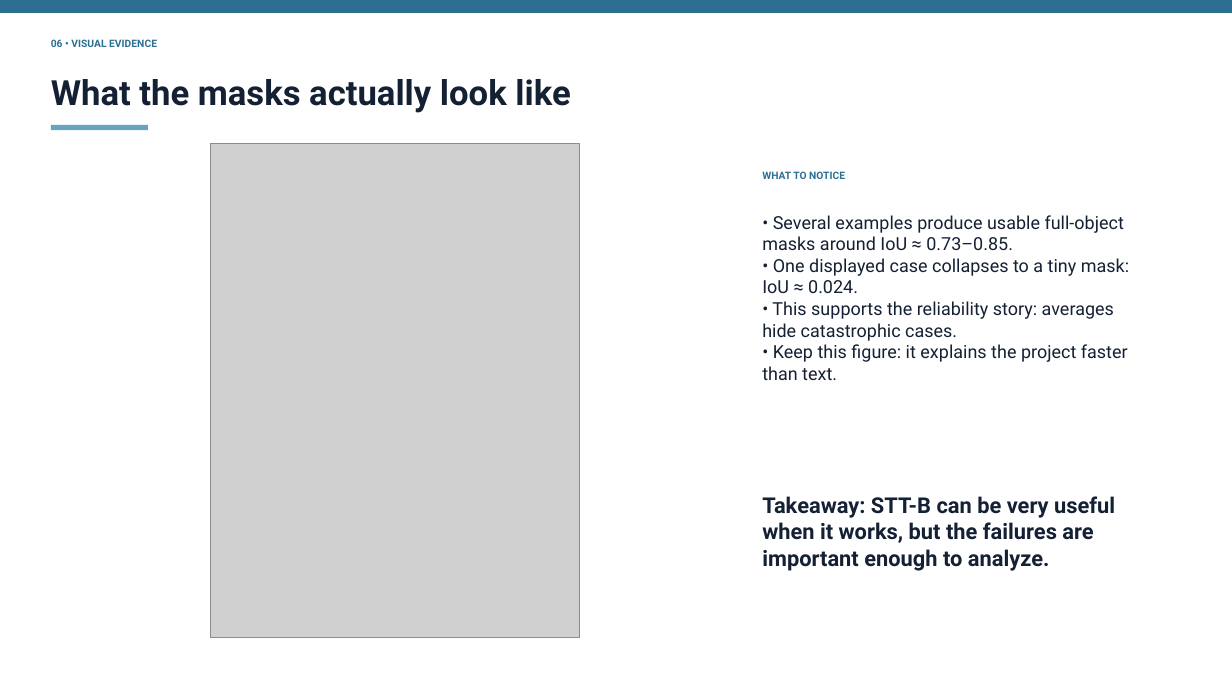
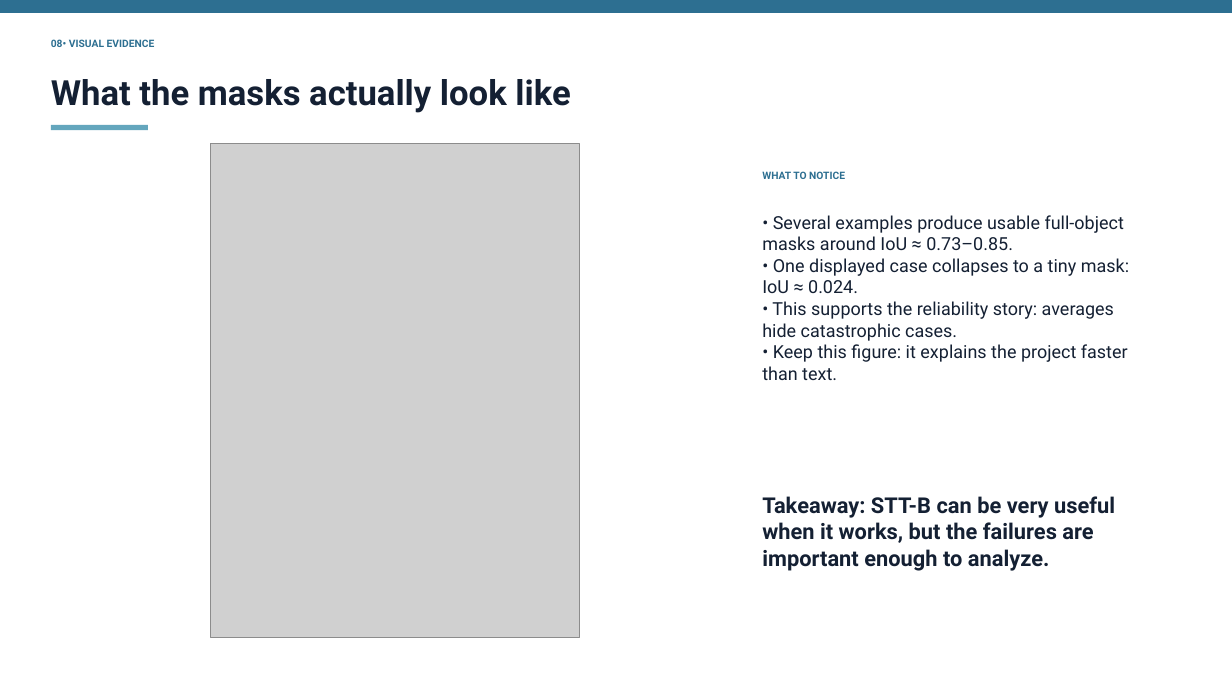
Before and after one commit to gundeeps247/cv_dl, a slide deck: slide 9 of presentation.pptx (slide 7 before the commit). Drawn at 1232x693 pixels with LibreOffice and Linux fonts; fonts in the diff are those of the drawing; grey boxes stand for pictures. Boxes give left, top, right and bottom in pixels: in the first picture for what was removed or moved away, otherwise in the second. Text is boxed around its words. In the diff, an @@ line names an element or a change of style, - is before the commit and + after.

```diff
--- a/presentation.pptx
+++ b/presentation.pptx
@@ text at [51, 39, 155, 47]: text changed @@
-06 • VISUAL EVIDENCE
+08• VISUAL EVIDENCE
```
Also in this commit, not shown: 9 other slides changed, 2 slides added.
